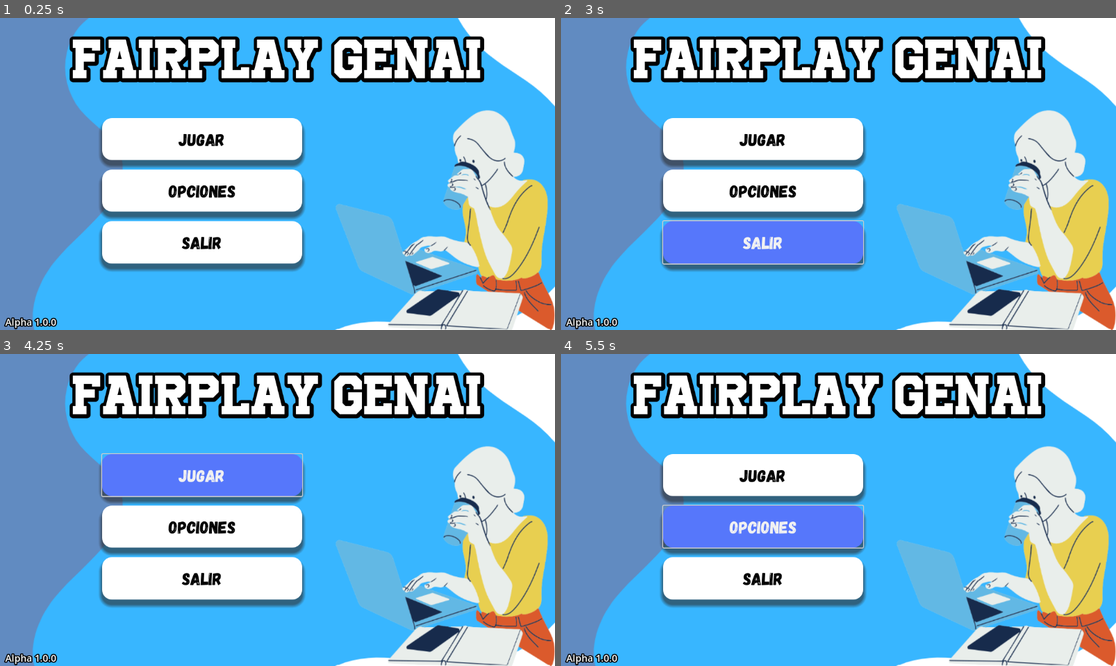
Above: before the commit, frames 1-4 (two rows, left to right).
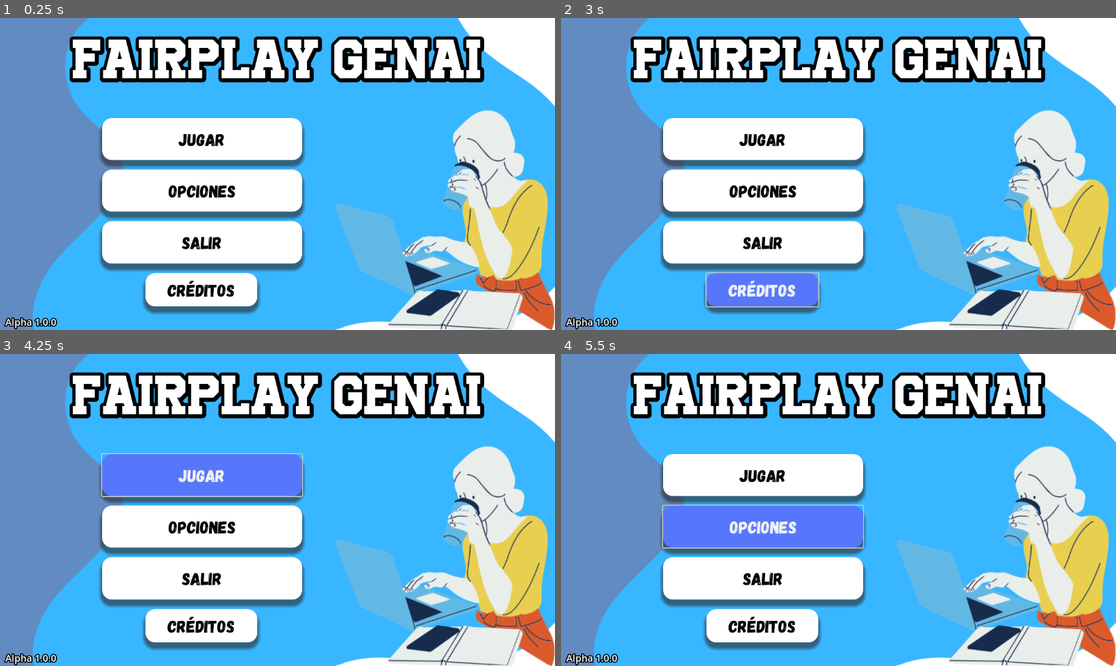
Above: after the commit, the same moments.

Repository: pperezsilva/FairPlayGenAi
Game: Godot game, scene res://escenas/menu.tscn
Two runs of this game, one before a commit and one after it. Both use one fixed random seed, a clock stepped at 60 frames per second and the inputs below.
Inputs:
- Up to frame 1 (0.25 s): no input
- Up to frame 2 (3 s): click "Salir" (after the commit: "Créditos") at 0.5 s; click "Jugar" at 1.25 s; click "Jugar" at 2 s; click "Salir" (after the commit: "Créditos") at 2.75 s
- Up to frame 3 (4.25 s): click "Jugar" at 3.5 s
- Up to frame 4 (5.5 s): click "Salir" (after the commit: "Créditos") at 4.25 s; click "Opciones" at 5 s

The runs differ from the first frame. In frame 1, 2.7% of the frame differs, in the area x 25-47%, y 81-95%; in frame 2, 7.9%, in the area x 18-55%, y 64-95%; in frame 3, 2.7%; in frame 4, 2.7%.

Commit message:
Primer commit de rama Boton para creditos

Diff:
--- a/escenas/menu.tscn
+++ b/escenas/menu.tscn
@@ -132,3 +132,19 @@
 theme_override_constants/outline_size = 9
 theme_override_font_sizes/font_size = 20
 text = "Alpha 1.0.0"
+
+[node name="btnSalir" type="Button" parent="."]
+layout_mode = 0
+offset_left = 302.0
+offset_top = 530.0
+offset_right = 534.0
+offset_bottom = 599.0
+size_flags_vertical = 3
+theme_override_colors/font_color = Color(0, 0, 0, 1)
+theme_override_fonts/font = ExtResource("2_6cq3m")
+theme_override_font_sizes/font_size = 36
+theme_override_styles/normal = SubResource("StyleBoxFlat_2owot")
+theme_override_styles/pressed = SubResource("StyleBoxFlat_6cq3m")
+theme_override_styles/hover = SubResource("StyleBoxFlat_5t3kx")
+text = "Créditos
+"
